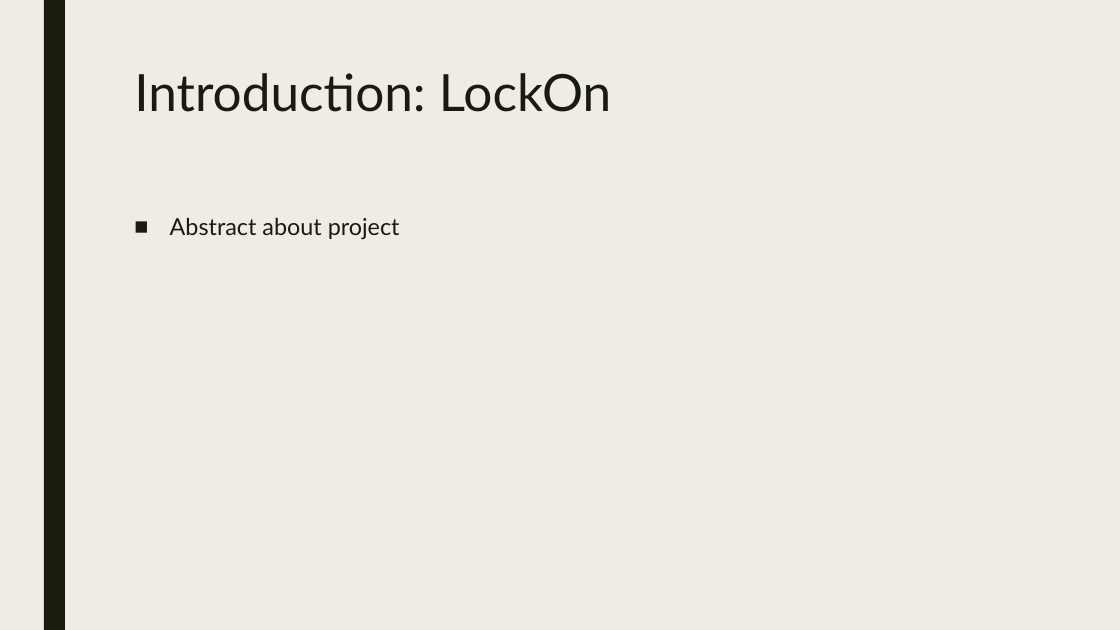
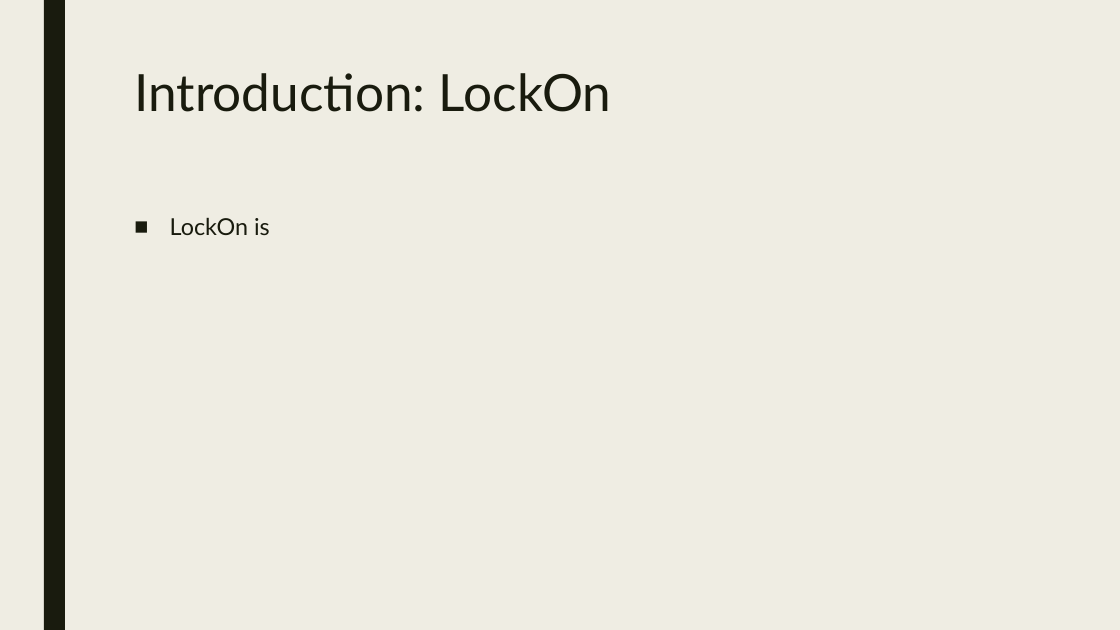
Before and after one commit to seekheart/PamFinder, a slide deck: slide 6 of LockOn.pptx. Drawn at 1120x630 pixels with LibreOffice and Linux fonts; fonts in the diff are those of the drawing. Boxes give left, top, right and bottom in pixels: in the first picture for what was removed or moved away, otherwise in the second. Text is boxed around its words. In the diff, an @@ line names an element or a change of style, - is before the commit and + after.

```diff
--- a/LockOn.pptx
+++ b/LockOn.pptx
@@ text at box(170, 217, 270, 235): text changed @@
-■ Abstract about project
+■ LockOn is
```
Also in this commit, not shown: 3 other slides changed, 26 other files.
